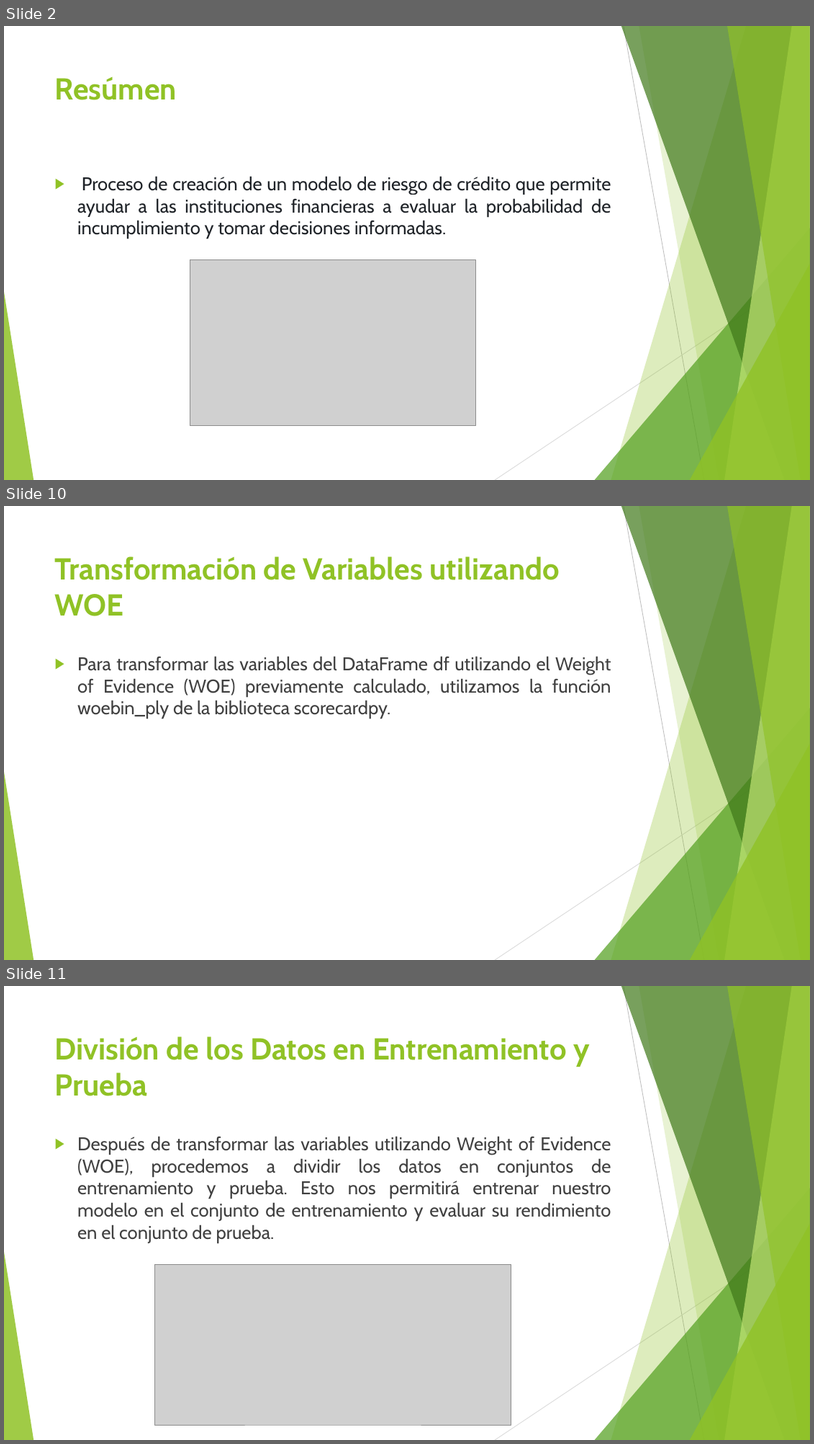
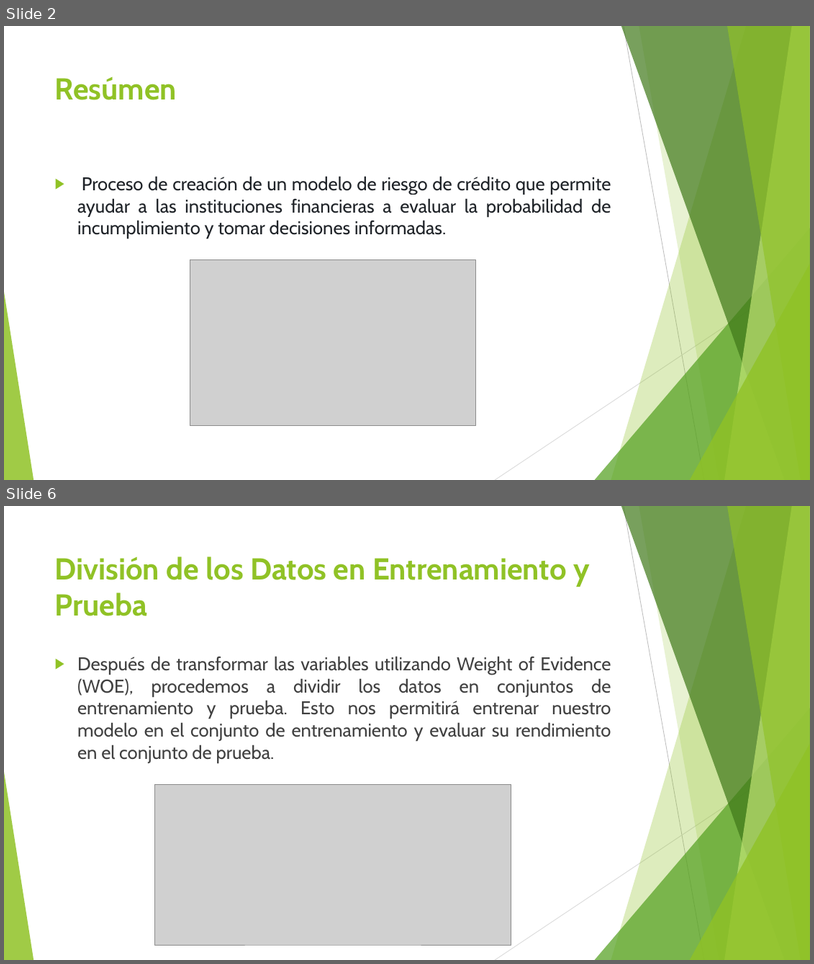
Before and after one commit to OscarSantosMu/azure-ml-projects, a slide deck: projects/RiskAnalyzers_project/presentation/riskanalyzers_presentacion.pptx. Shown one above the other, each under a label of ours: slides 2, 10 and 11 before the commit, slides 2 and 6 after it; the slides between them are not shown. The pictures are 814x1444 and 814x964 pixels, drawn with LibreOffice and Linux fonts; fonts in the diff are those of the drawing; grey boxes stand for pictures. Boxes give left, top, right and bottom in pixels: in the first picture for what was removed or moved away, otherwise in the second. Text is boxed around its words. In the diff, an @@ line names an element or a change of style, - is before the commit and + after.

```diff
--- a/projects/RiskAnalyzers_project/presentation/riskanalyzers_presentacion.pptx
+++ b/projects/RiskAnalyzers_project/presentation/riskanalyzers_presentacion.pptx
@@ slide 10 removed at [4, 506, 810, 960], background #FFFFFF; not listed: 10 template elements that a slide beside it also shows @@
@@ title removed at [55, 556, 560, 616] @@
-Transformación de Variables utilizando WOE
@@ text removed at [77, 656, 612, 718] @@
-▶ Para transformar las variables del DataFrame df utilizando el Weight of Evidence (WOE) previamente calculado, utilizamos la función woebin_ply de la biblioteca scorecardpy.
@@ what was slide 11 is now slide 6 @@
```
Also in this commit, not shown: 3 slides changed, 1 slide added, 5 other slides removed.
